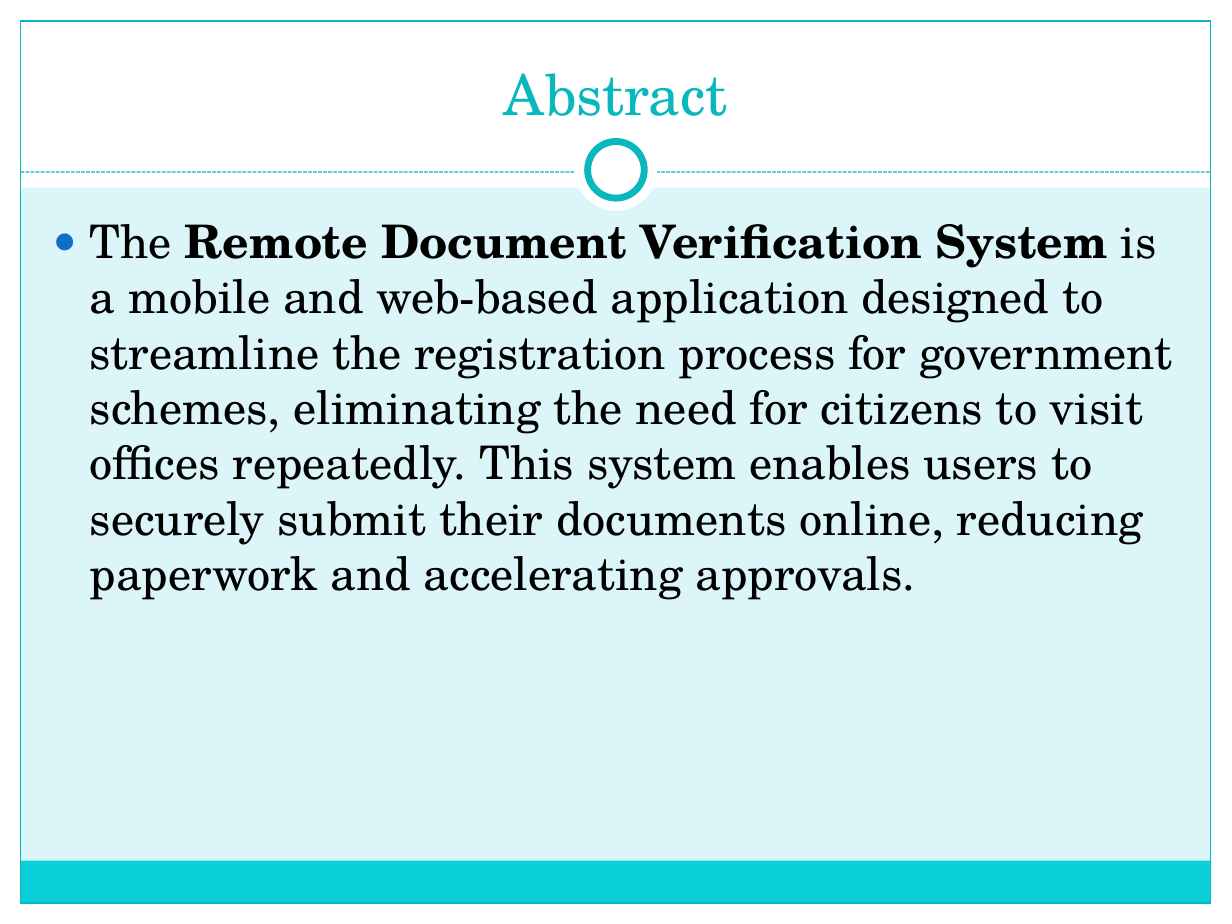
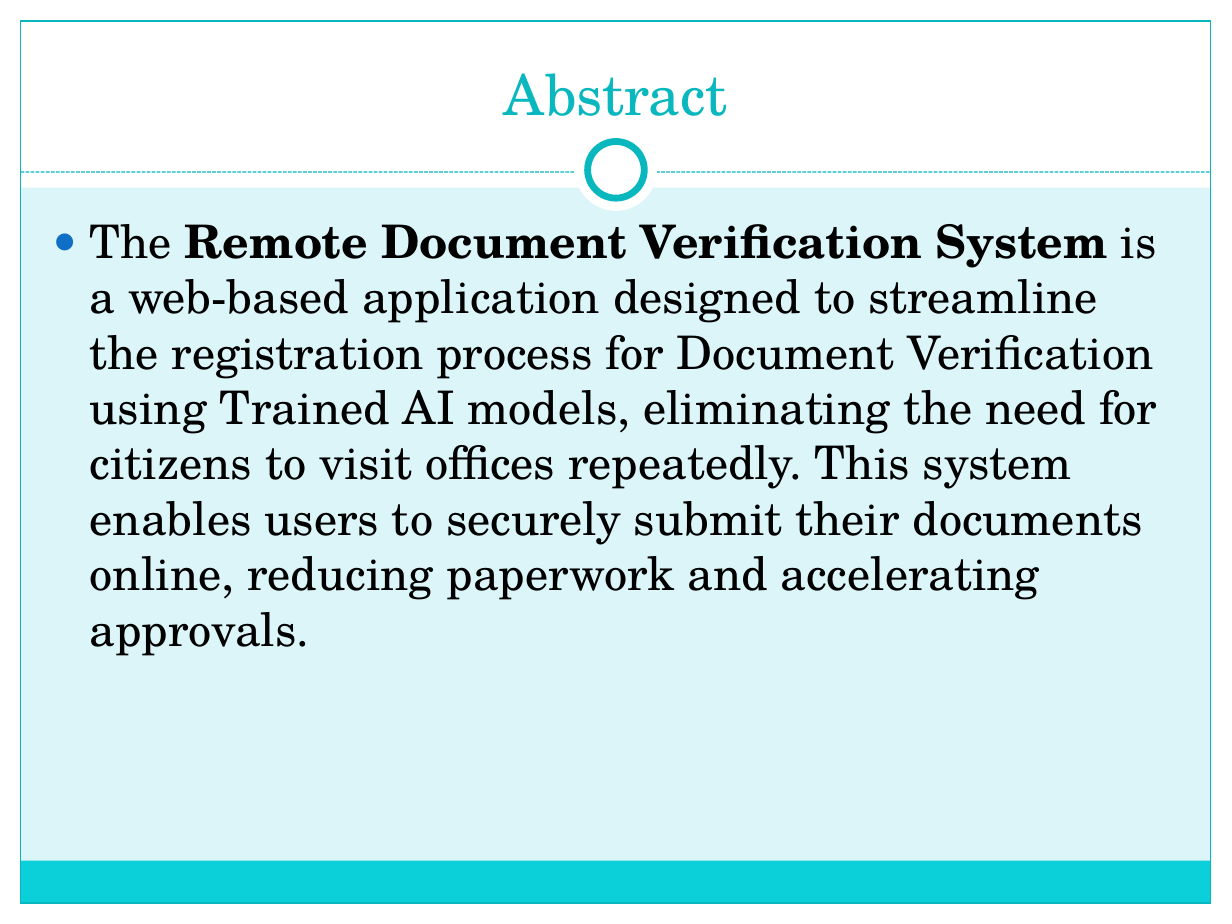
Before and after one commit to kotitechy/Storage, a slide deck: slide 2 of abc.ppt. Drawn at 1232x924 pixels with LibreOffice and Linux fonts; fonts in the diff are those of the drawing. Boxes give left, top, right and bottom in pixels: in the first picture for what was removed or moved away, otherwise in the second. Text is boxed around its words. In the diff, an @@ line names an element or a change of style, - is before the commit and + after.

Commit message:
Add files via upload

```diff
--- a/abc.ppt
+++ b/abc.ppt
@@ text at <box>90,224,1157,656</box>: text changed @@
-● The Remote Document Verification System is a mobile and web-based application designed to streamline the registration process for government schemes, eliminating the need for citizens to visit offices repeatedly. This system enables users to securely submit their documents online, reducing paperwork and accelerating approvals.
+● The Remote Document Verification System is a web-based application designed to streamline the registration process for Document Verification using Trained AI models, eliminating the need for citizens to visit offices repeatedly. This system enables users to securely submit their documents online, reducing paperwork and accelerating approvals.
```
Also in this commit, not shown: 2 other slides changed, 3 slides added.
